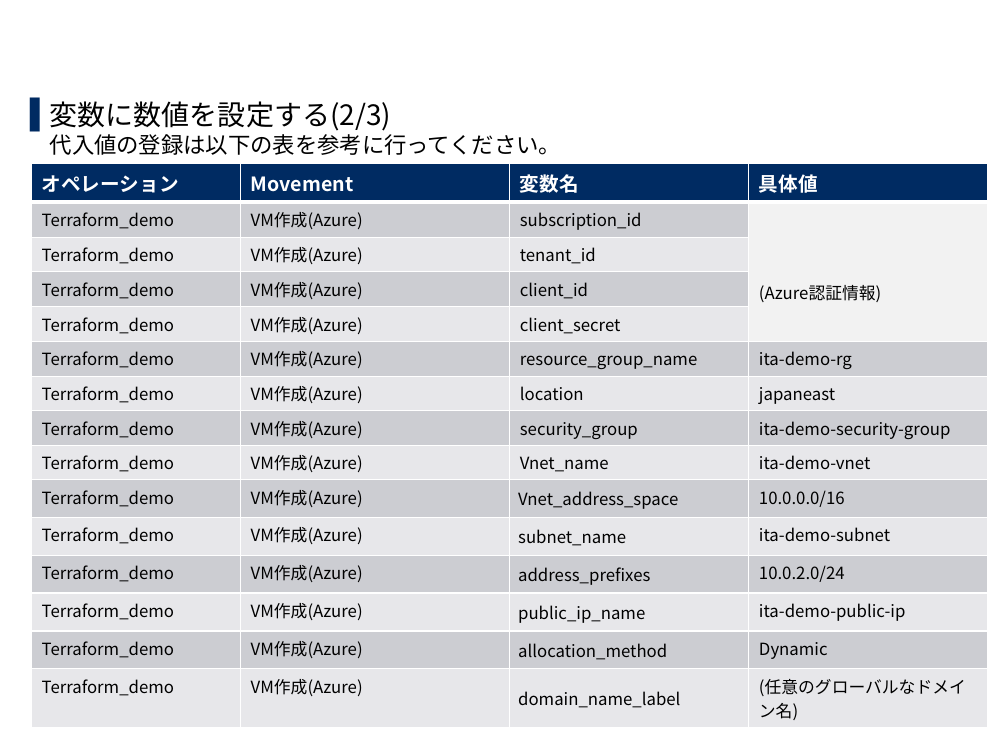
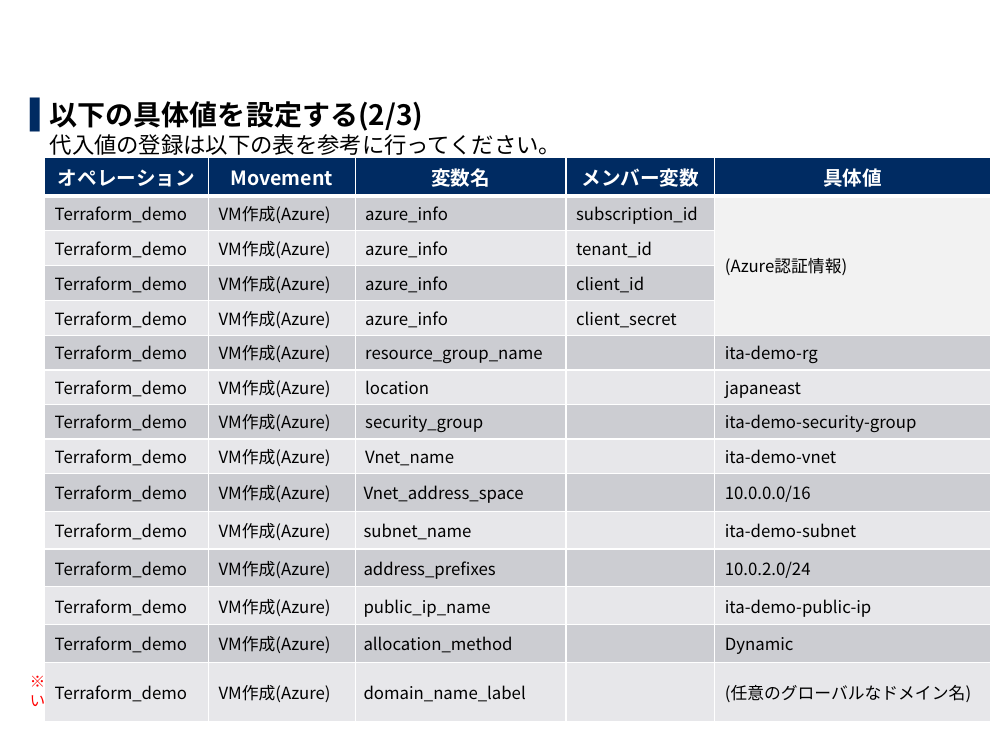
Before and after one commit to exastro-suite/it-automation-docs, a slide deck: slide 33 of asset/Learn_ja/ITA-Terraform-driver-practice_ja.pptx. Drawn at 1008x756 pixels with LibreOffice and Linux fonts; fonts in the diff are those of the drawing; background and template pictures are left out. Boxes give left, top, right and bottom in pixels: in the first picture for what was removed or moved away, otherwise in the second. Text is boxed around its words. In the diff, an @@ line names an element or a change of style, - is before the commit and + after.

```diff
--- a/asset/Learn_ja/ITA-Terraform-driver-practice_ja.pptx
+++ b/asset/Learn_ja/ITA-Terraform-driver-practice_ja.pptx
@@ text at (x1=30, y1=101, x2=963, y2=706): text changed; size 10 to 11 pt; text colour #000000 to #FF0000 @@
-▌ 変数に数値を設定する(2/3)
-  代入値の登録は以下の表を参考に行ってください。
-※セキュリティグループ、キーペアは事前に作成しておく必要があります。
+▌ 以下の具体値を設定する(2/3)
+  代入値の登録は以下の表を参考に行ってください。
+※「subscription_id, tenant_id, client_id, client_secret」については「azure_create_instance_variables.tf」にてobject型で記述しているため「変数名：azure_info」を選択の上「メンバー変数」をそれぞれ選択します。
@@ table at (x1=44, y1=157, x2=992, y2=706) @@
-column 3: 変数名 | subscription_id | tenant_id | client_id | client_secret | resource_group_name | location | security_group | Vnet_name | Vnet_address_space | subnet_name | address_prefixes | public_ip_name | allocation_method | domain_name_label
+column 3: 変数名 | azure_info | azure_info | azure_info | azure_info | resource_group_name | location | security_group | Vnet_name | Vnet_address_space | subnet_name | address_prefixes | public_ip_name | allocation_method | domain_name_label
+column 4: メンバー変数 | subscription_id | tenant_id | client_id | client_secret |  |  |  |  |  |  |  |  |  | 
@@ table resized from (x1=31, y1=163, x2=987, y2=724) to (x1=44, y1=157, x2=992, y2=706) @@
```
Also in this commit, not shown: 36 other slides changed, 3 other files.
